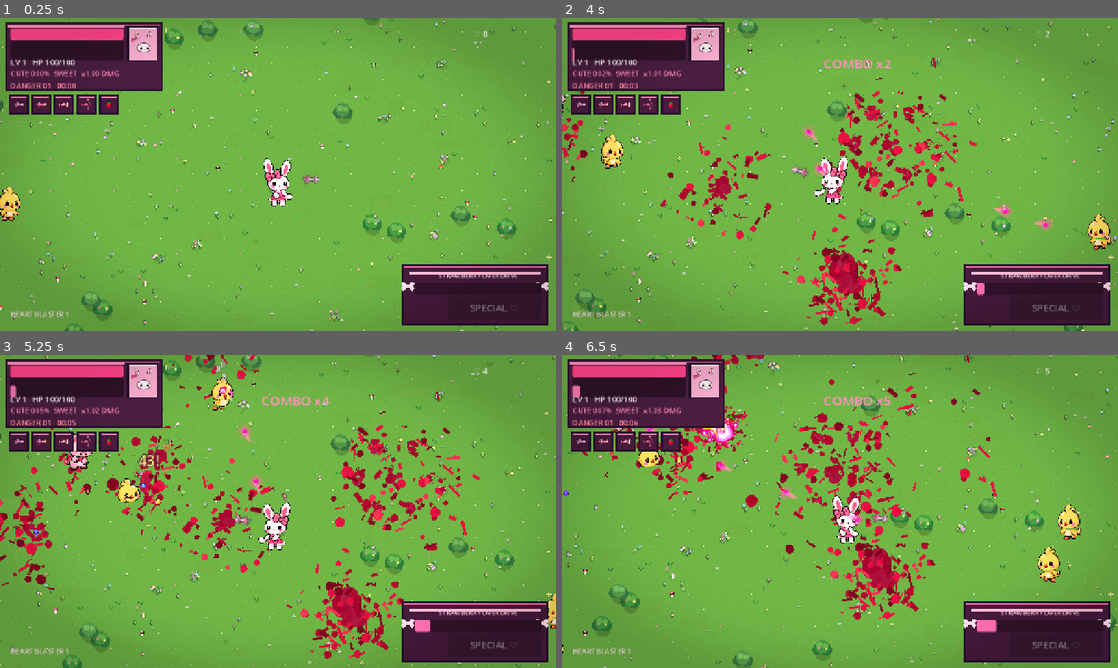
Above: before the commit, frames 1-4 (two rows, left to right).
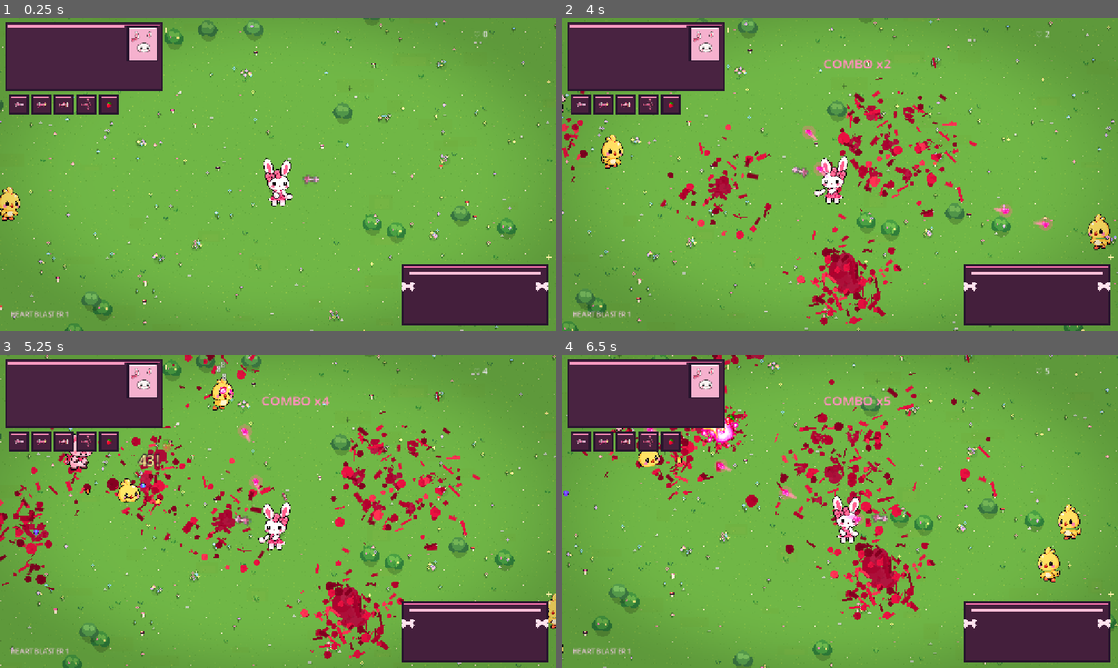
Above: after the commit, the same moments.

Repository: ramonsamagaio/cutecuterampage
Game: Godot game, scene res://scenes/Main.tscn
Same seed, same stepped clock (60 frames per second), same inputs: the game is played once before the commit and once after it.
Inputs (mouse positions are in pixels of both pictures, inside the frame that each line leads up to):
- Up to frame 1 (0.25 s): no input
- Up to frame 2 (4 s): tap Enter at 0.5 s; move the mouse to (962, 158) at 0.52 s; hold Right (ui_right) 0.53-1.28 s; tap Shift at 0.6, 3.6 s; tap Space at 0.77, 1.52, 3.02, 3.77 s; move the mouse to (728, 190) at 1.27 s; hold Down (ui_down) 1.28-2.03 s; tap Z at 1.35 s; move the mouse to (895, 105) at 2.02 s; hold Right (ui_right) 2.03-2.78 s; tap X at 2.1 s; move the mouse to (812, 237) at 2.77 s; hold Up (ui_up) 2.78-3.53 s; tap C at 2.85 s; move the mouse to (1006, 221) at 3.52 s; hold Left (ui_left) from 3.53 s (still down)
- Up to frame 3 (5.25 s): move the mouse to (111, 464) at 4.27 s; tap Z at 4.35 s; tap Space at 4.52 s; move the mouse to (305, 511) at 5.02 s; release Left (ui_left) at 5.03 s; hold Down (ui_down) from 5.03 s (still down); tap X at 5.1 s
- Up to frame 4 (6.5 s): move the mouse to (756, 433) at 5.77 s; release Down (ui_down) at 5.78 s; hold Right (ui_right) from 5.78 s (still down); tap C at 5.85 s; tap Space at 6.02 s

The runs differ from the first frame. In frame 1, 3.3% of the frame differs, in the area x 1-100%, y 2-94%; in frame 2, 3.4%; in frame 3, 3.4%; in frame 4, 3.5%.

Commit message:
ui: keep post-process below HUD layers

Diff:
--- a/scenes/Main.tscn
+++ b/scenes/Main.tscn
@@ -8,7 +8,7 @@
 script = ExtResource("1_main")
 
 [node name="ConceptHUD" type="CanvasLayer" parent="."]
-layer = 1
+layer = 9
 
 [node name="Decor" type="Control" parent="ConceptHUD"]
 layout_mode = 3
